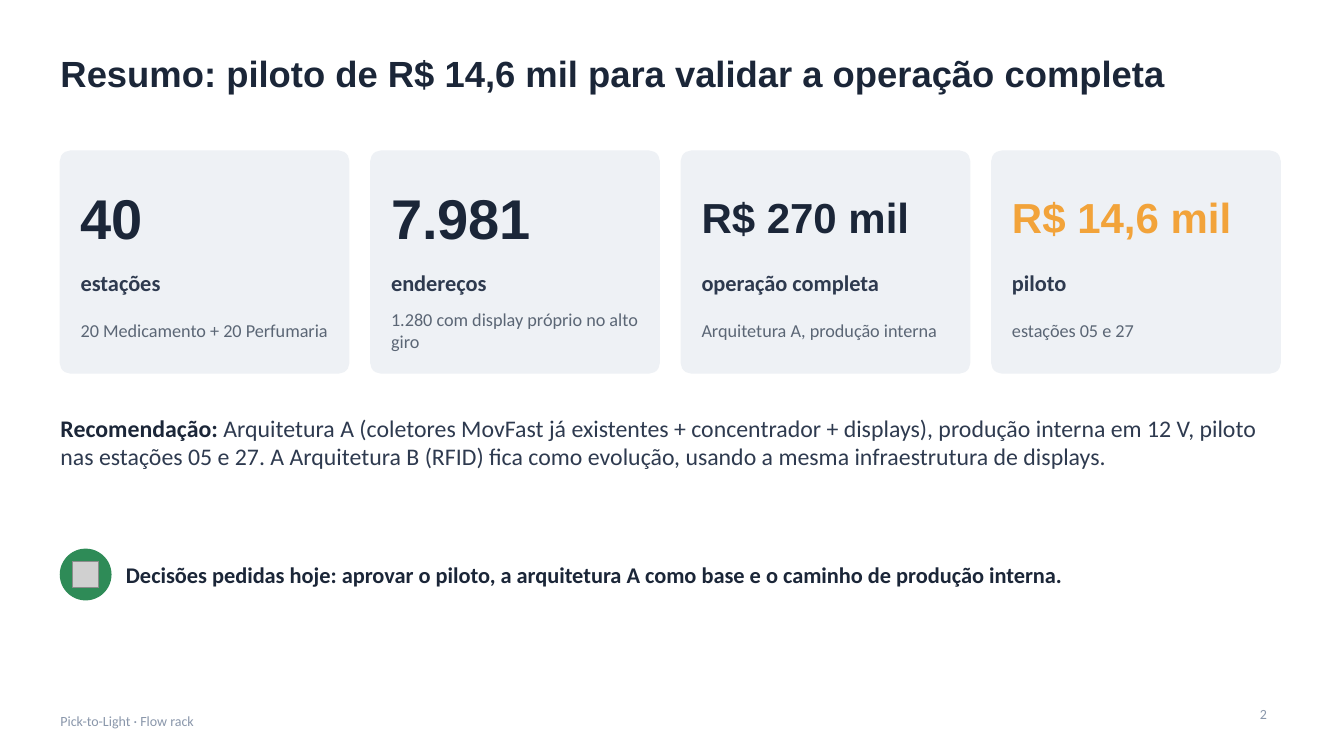
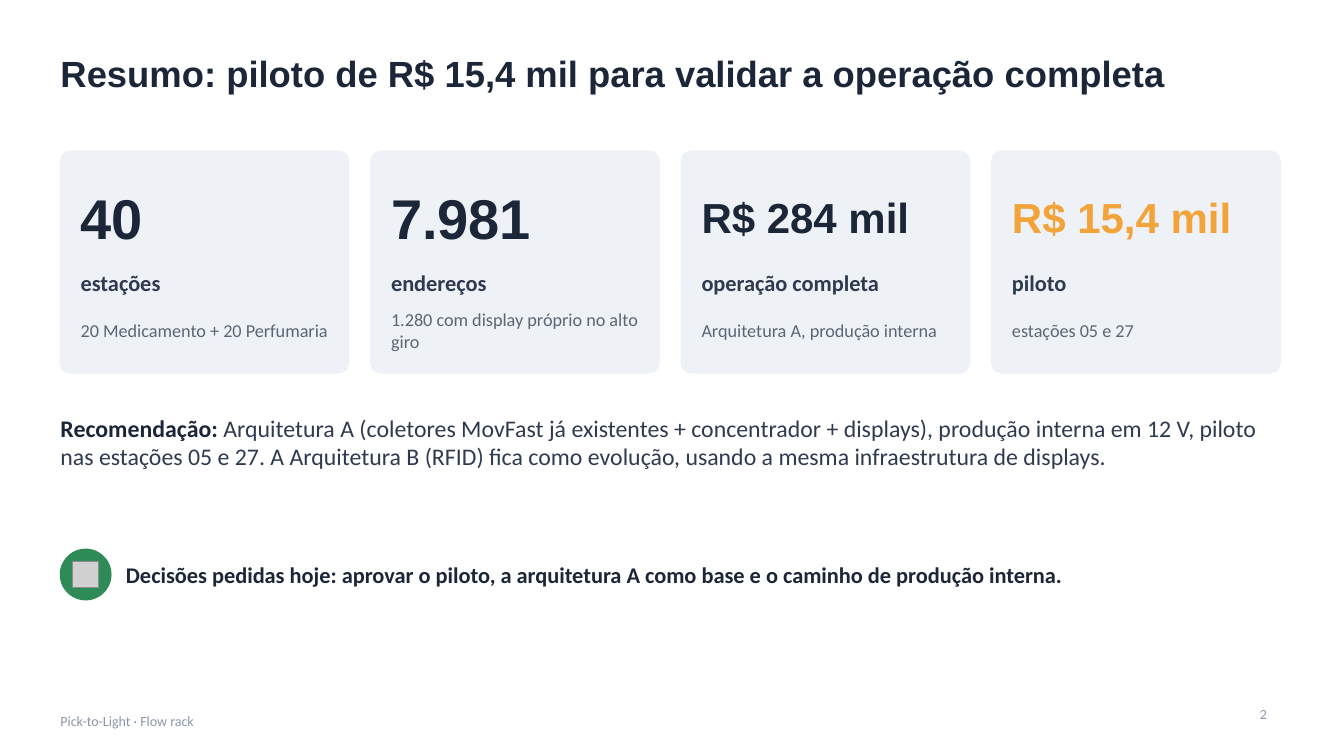
Before and after one commit to jivo88/picking_to_light, a slide deck: slide 2 of projeto/entregaveis/Apresentacao_PTL.pptx. Drawn at 1344x756 pixels with LibreOffice and Linux fonts; fonts in the diff are those of the drawing; grey boxes stand for pictures. Boxes give left, top, right and bottom in pixels: in the first picture for what was removed or moved away, otherwise in the second. Text is boxed around its words. In the diff, an @@ line names an element or a change of style, - is before the commit and + after.

```diff
--- a/projeto/entregaveis/Apresentacao_PTL.pptx
+++ b/projeto/entregaveis/Apresentacao_PTL.pptx
@@ title at bbox=[60, 60, 1165, 95]: text changed @@
-Resumo: piloto de R$ 14,6 mil para validar a operação completa
+Resumo: piloto de R$ 15,4 mil para validar a operação completa
@@ text at bbox=[702, 202, 909, 236]: text changed @@
-R$ 270 mil
+R$ 284 mil
@@ text at bbox=[1012, 202, 1232, 240]: text changed @@
-R$ 14,6 mil
+R$ 15,4 mil
```
Also in this commit, not shown: 5 other slides changed, 18 other files.
